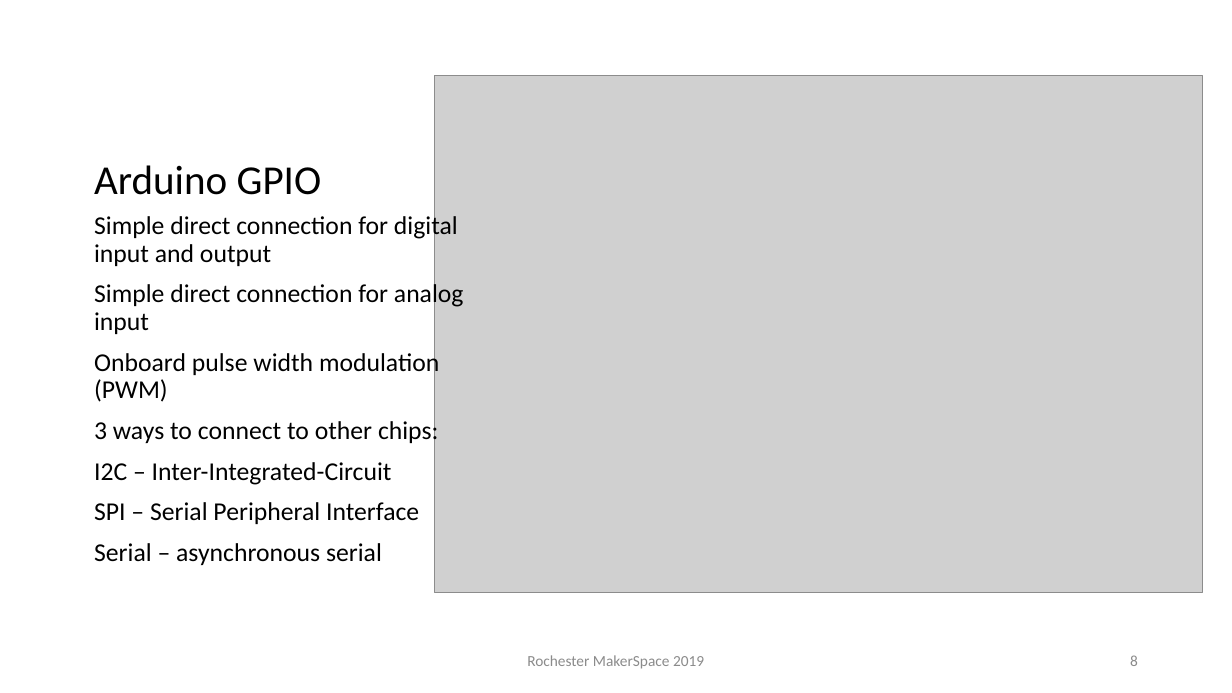
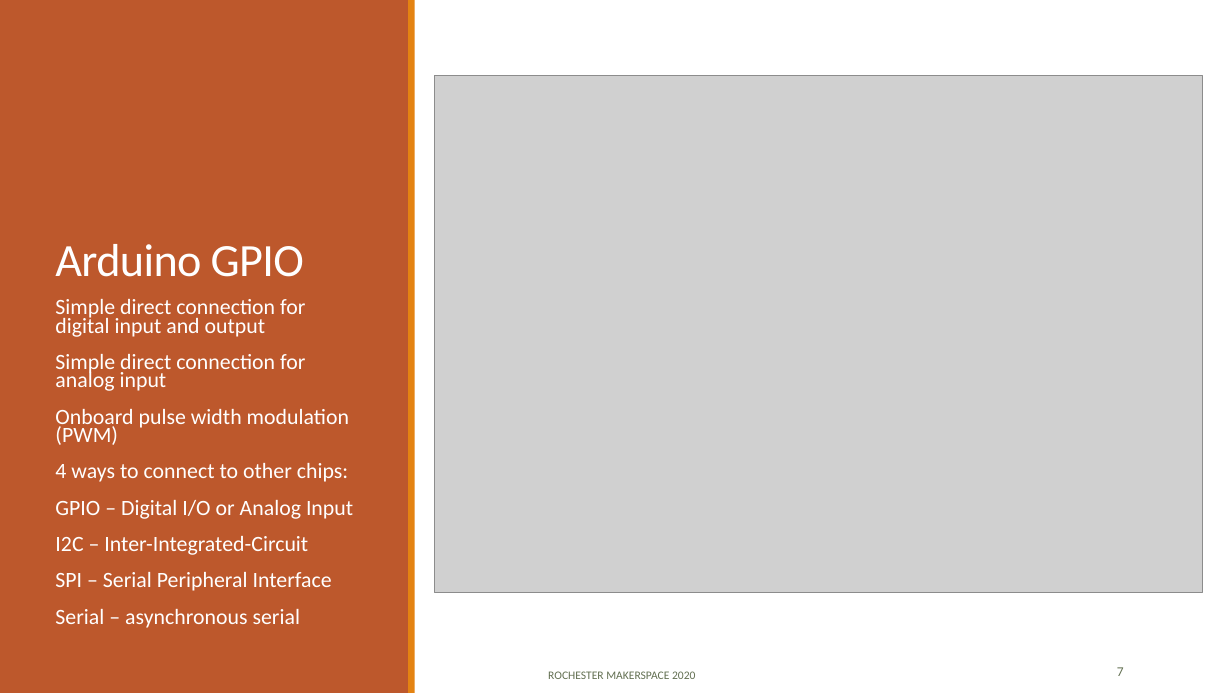
Before and after one commit to RochesterMakerSpace/ArduinoClass, a slide deck: slide 7 of Introduction to Arduino.pptx (slide 8 before the commit). Drawn at 1232x693 pixels with LibreOffice and Linux fonts; fonts in the diff are those of the drawing; grey boxes stand for pictures. Boxes give left, top, right and bottom in pixels: in the first picture for what was removed or moved away, otherwise in the second. Text is boxed around its words. In the diff, an @@ line names an element or a change of style, - is before the commit and + after.

```diff
--- a/Introduction to Arduino.pptx
+++ b/Introduction to Arduino.pptx
@@ rectangle added at (x1=0, y1=0, x2=409, y2=693), fill #BD582C @@
@@ rectangle added at (x1=409, y1=0, x2=415, y2=693), fill #E48312 @@
@@ title "Arduino GPIO" moved from (x1=94, y1=165, x2=322, y2=195) to (x1=55, y1=244, x2=304, y2=277) @@
@@ title "Arduino GPIO" at (x1=55, y1=244, x2=304, y2=277): size 32 to 36 pt, text colour #000000 to #FFFFFF, letter spacing 0 to -0.5 pt; line spacing 0.9 to 0.85 @@
@@ text "Simple direct connection for digital ..." moved from (x1=94, y1=213, x2=464, y2=565) to (x1=55, y1=299, x2=353, y2=628) @@
@@ text at (x1=55, y1=299, x2=349, y2=628): size 20 to 17 pt, text colour #000000 to #FFFFFF in "Simple direct connection for digital input and ...", "Simple direct connection for analog input", "Onboard pulse width modulation (PWM)", "I2C – Inter-Integrated-Circuit" and 2 more places; line spacing 0.9 to 0.7; more space between paragraphs @@
@@ text at (x1=55, y1=463, x2=353, y2=519): text changed; size 20 to 17 pt; text colour #000000 to #FFFFFF @@
-3 ways to connect to other chips:
+4 ways to connect to other chips:
+GPIO – Digital I/O or Analog Input
@@ text at (x1=548, y1=671, x2=695, y2=679): text changed; size 12 to 9 pt; text colour #8C8C8C to #637052 @@
-Rochester MakerSpace 2019
+ROCHESTER MAKERSPACE 2020
@@ page number at (x1=1117, y1=667, x2=1124, y2=676): text changed; size 12 to 10.5 pt; text colour #8C8C8C to #637052 @@
-8
+7
```
Also in this commit, not shown: 11 other slides changed, 1 slide added, 1 slide removed, 1 other file.
